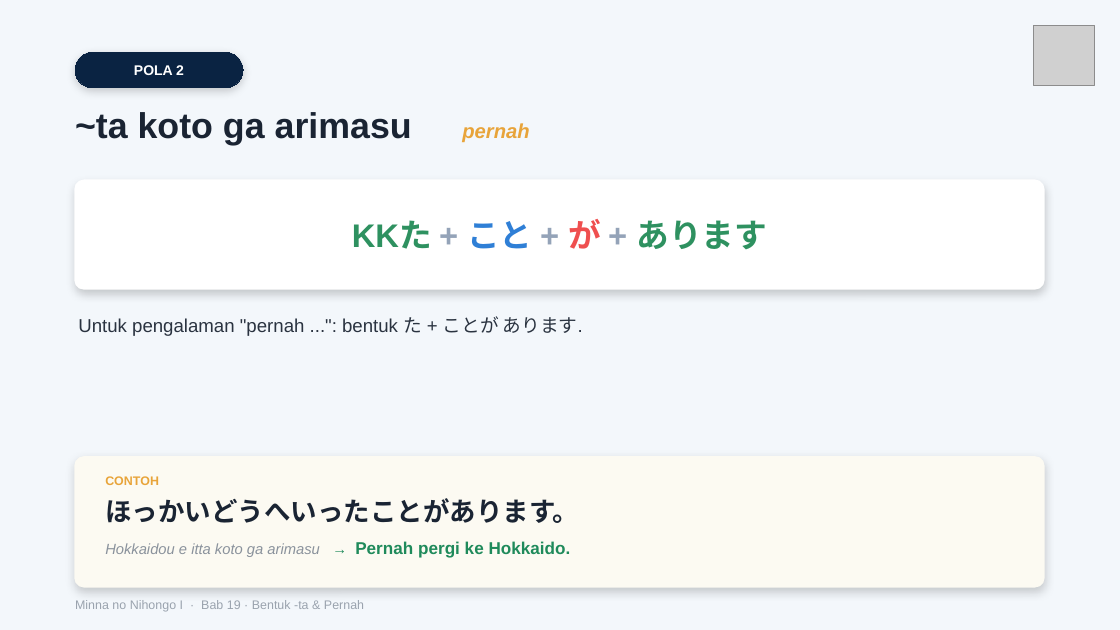
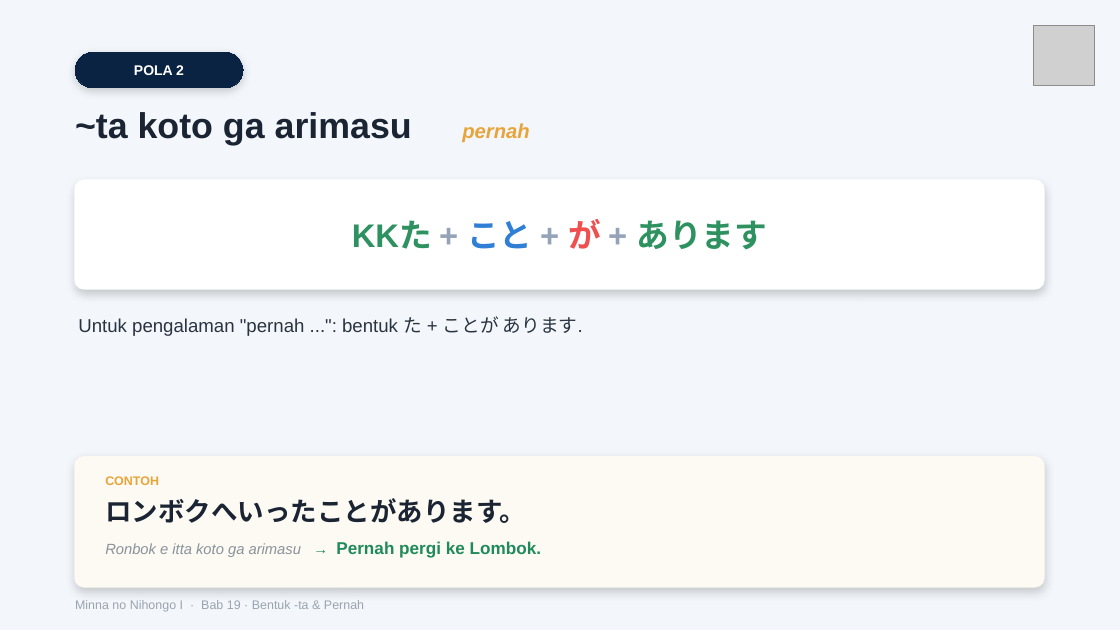
Before and after one commit to jbridgecenter-source/materi, a slide deck: slide 3 of Modul Minna 1/Bab 19/44. Minna 1 Tata Bahasa Bab 19 - Slide.pptx. Drawn at 1120x630 pixels with LibreOffice and Linux fonts; fonts in the diff are those of the drawing; grey boxes stand for pictures. Boxes give left, top, right and bottom in pixels: in the first picture for what was removed or moved away, otherwise in the second. Text is boxed around its words. In the diff, an @@ line names an element or a change of style, - is before the commit and + after.

```diff
--- a/Modul Minna 1/Bab 19/44. Minna 1 Tata Bahasa Bab 19 - Slide.pptx
+++ b/Modul Minna 1/Bab 19/44. Minna 1 Tata Bahasa Bab 19 - Slide.pptx
@@ text at (105,498,526,523): text changed @@
-ほっかいどうへいったことがあります。
+ロンボクへいったことがあります。
@@ text at (105,541,541,558): text changed @@
-Hokkaidou e itta koto ga arimasu → Pernah pergi ke Hokkaido.
+Ronbok e itta koto ga arimasu → Pernah pergi ke Lombok.
```
Also in this commit, not shown: 52 other files.
